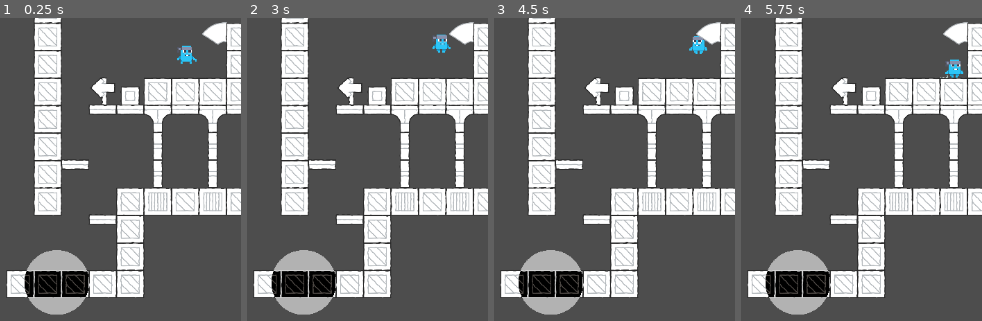
Above: before the commit, frames 1-4 (left to right).
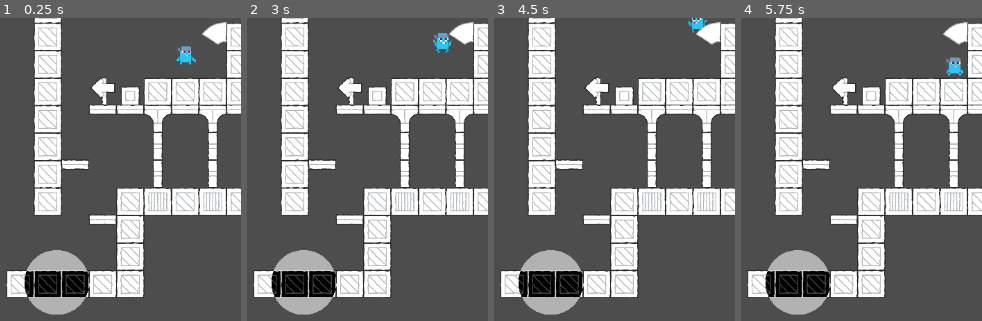
Above: after the commit, the same moments.

Repository: Kevin-Konradi/GMTK_Jam_Game
Game: Godot game, scene res://root_2d.tscn
The game is run twice, just before and just after one commit, with the same random seed, the same clock (stepped at 60 frames per second) and the same inputs.
Inputs:
- Up to frame 1 (0.25 s): no input
- Up to frame 2 (3 s): tap Enter at 0.5, 2 s; hold D (right) 0.53-2.03 s; tap Space (jump) at 0.6, 0.77, 1.07, 1.25, 1.35, 1.52, 1.82, 2.1, 2.75, 2.85 s; hold A (left) 2.03-2.78 s; hold D (right) from 2.78 s (still down)
- Up to frame 3 (4.5 s): tap Space (jump) at 3.02, 3.32, 3.6, 3.77, 4.07, 4.35 s; tap Enter at 4.25 s; release D (right) at 4.28 s; hold A (left) from 4.28 s (still down)
- Up to frame 4 (5.75 s): tap Space (jump) at 4.52, 4.82, 5.1 s; release A (left) at 5.03 s; hold D (right) from 5.03 s (still down)

The runs differ from the first frame. In frame 1, 0.2% of the frame differs, in the area x 73-82%, y 8-16%; in frame 2, 0.3%; in frame 3, 0.5%, in the area x 80-89%, y 0-12%; in frame 4, 0.3%.

Commit message:
Minor changes to Player

Diff:
--- a/scripts/Player.gd
+++ b/scripts/Player.gd
@@ -17,31 +17,35 @@
 
 
 func _physics_process(delta):
+	handle_lateral_movement()
+
 	if is_on_floor():
 		handle_floor()
 	else:
 		handle_wall_jump(delta)
 
-	handle_lateral_movement()
-
 	move_and_slide()
-
-	print_debug(not_on_floor_time)
 
 
 func handle_floor():
 	if not_on_floor_time > 0: $Particles.emitting = true
 	not_on_floor_time = 0
 
-	if velocity == Vector2.ZERO:
+	# Handle Jump.
+	if Input.is_action_just_pressed("jump"):
+		velocity.y = jump_velocity
+
+	elif velocity == Vector2.ZERO:
 		$Sprite.play("default")
+
 	else:
 		$Sprite.play("walk")
 
-	# Handle Jump.
-	if Input.is_action_just_pressed("jump"):
-		velocity.y = jump_velocity
-		$Sprite.play("jump")
+	if not is_wall_sliding:
+		if velocity == Vector2.ZERO and is_on_floor():
+			$Sprite.play("default")
+		else:
+			$Sprite.play("walk")
 
 
 func handle_fall(delta):
@@ -62,18 +66,12 @@
 	else:
 		velocity.x = move_toward(velocity.x, 0, speed)
 
-	if not is_wall_sliding:
-		if velocity == Vector2.ZERO and is_on_floor():
-			$Sprite.play("default")
-		else:
-			$Sprite.play("walk")
-
 
 func handle_wall_jump(delta):
 	if velocity.y > walljump_velocity_threshhold and is_on_wall_only():
 		if velocity.y < wall_slide_velocity:
+			is_wall_sliding = false
 			handle_fall(delta)
-			is_wall_sliding = false
 		else:
 			is_wall_sliding = true
 			velocity.y = wall_slide_velocity
@@ -92,5 +90,5 @@
 				$Sprite.play("jump")
 
 	else:
+		is_wall_sliding = false
 		handle_fall(delta)
-		is_wall_sliding = false
